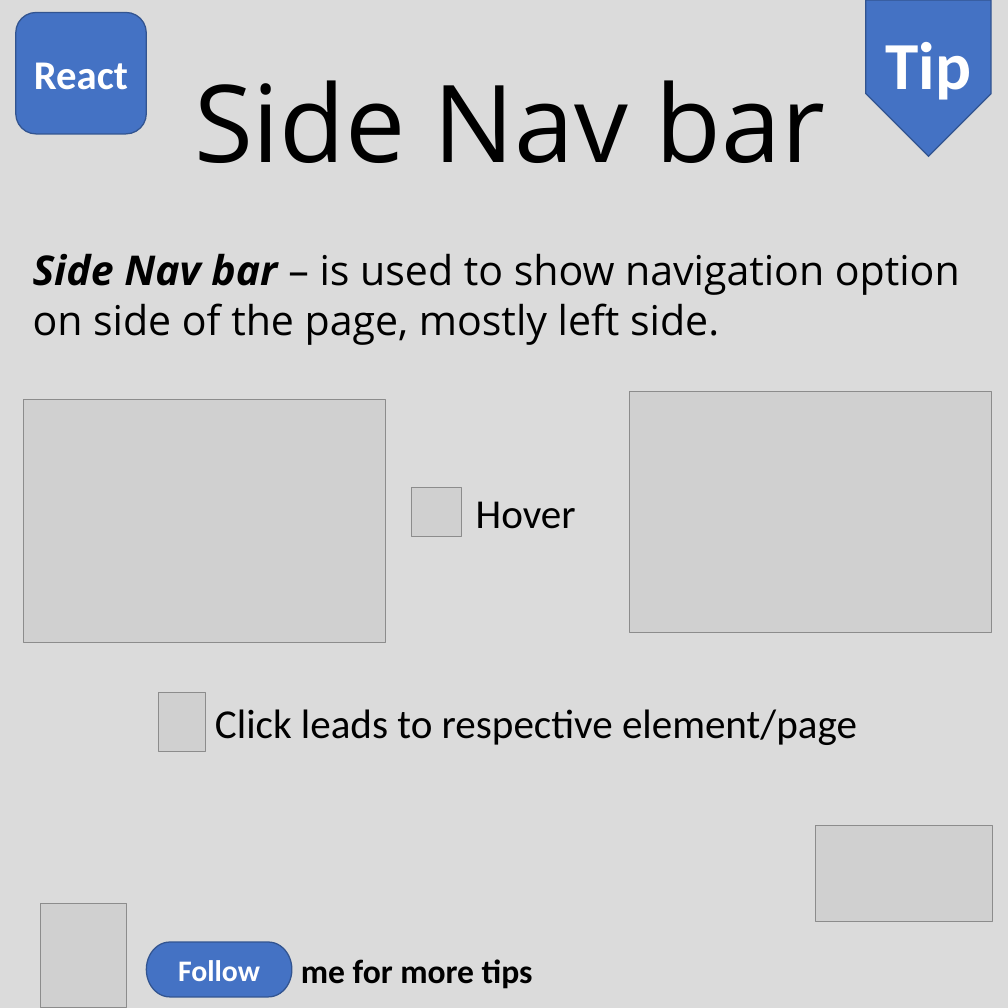
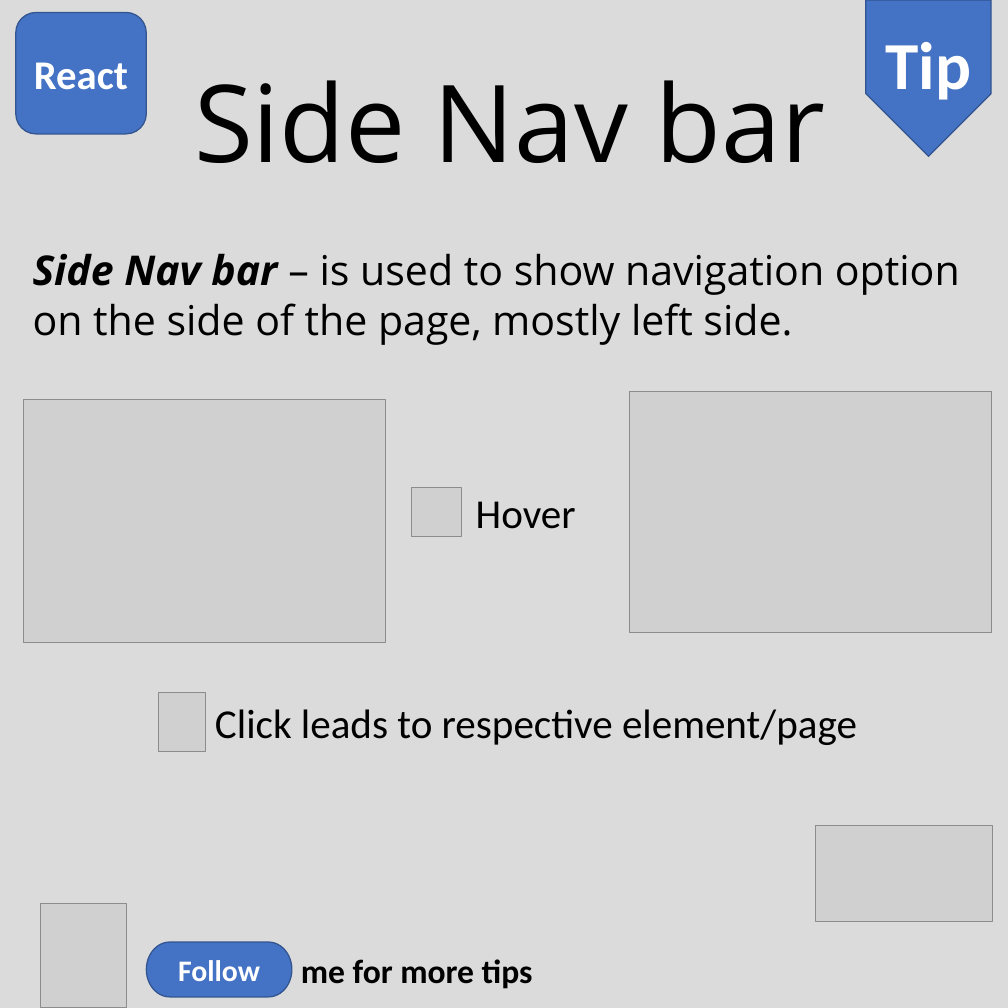
Before and after one commit to asadhasnain/tips, a slide deck: slide 1 of React/side-bar/Side-bar.pptx. Drawn at 1008x1008 pixels with LibreOffice and Linux fonts; fonts in the diff are those of the drawing; grey boxes stand for pictures. Boxes give left, top, right and bottom in pixels: in the first picture for what was removed or moved away, otherwise in the second. Text is boxed around its words. In the diff, an @@ line names an element or a change of style, - is before the commit and + after.

```diff
--- a/React/side-bar/Side-bar.pptx
+++ b/React/side-bar/Side-bar.pptx
@@ text at (33, 253, 960, 345): text changed @@
-Side Nav bar – is used to show navigation option on side of the page, mostly left side.
+Side Nav bar – is used to show navigation option on the side of the page, mostly left side.
```
Also in this commit, not shown: 1 other file.
